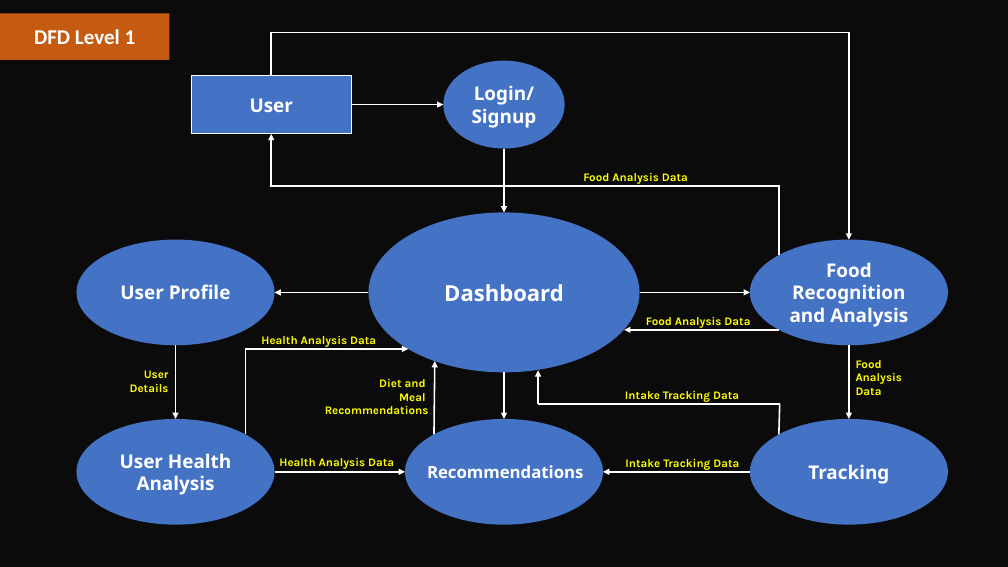
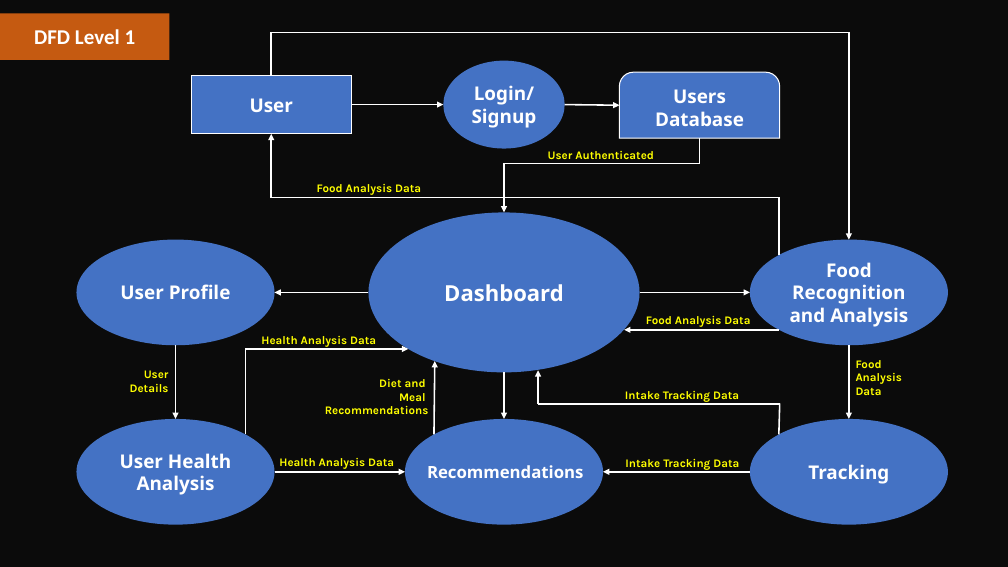
Before and after one commit to vishnuhidesh/FitFuel, a slide deck: slide 9 of Second Review.pptx. Drawn at 1008x567 pixels with LibreOffice and Linux fonts; fonts in the diff are those of the drawing; background and template pictures are left out; a plain dark background stands for a picture behind light text. Boxes give left, top, right and bottom in pixels: in the first picture for what was removed or moved away, otherwise in the second. Text is boxed around its words. In the diff, an @@ line names an element or a change of style, - is before the commit and + after.

```diff
--- a/Second Review.pptx
+++ b/Second Review.pptx
@@ round same rect added at box(619, 72, 780, 138), fill #4472C4, outline #FFFFFF 1 pt, 18 pt, text #FFFFFF, bold @@
+Users Database
@@ arrow moved from (504, 149) - (504, 212) to (565, 104) - (619, 105) @@
@@ elbow arrow (779, 255) - (271, 134): route changed @@
@@ elbow arrow added from (699, 138) to (504, 212), #FFFFFF 1.5 pt @@
@@ text "Food Analysis Data": place and size @@
-text "Food Analysis Data" at box(583, 173, 688, 184)
+text "Food Analysis Data" at box(317, 184, 421, 195)
@@ text added at box(548, 151, 654, 159), 11 pt, text #FFFF00, bold @@
+User Authenticated
```
Also in this commit, not shown: 1 slide added, 1 slide removed, 2 other files.
